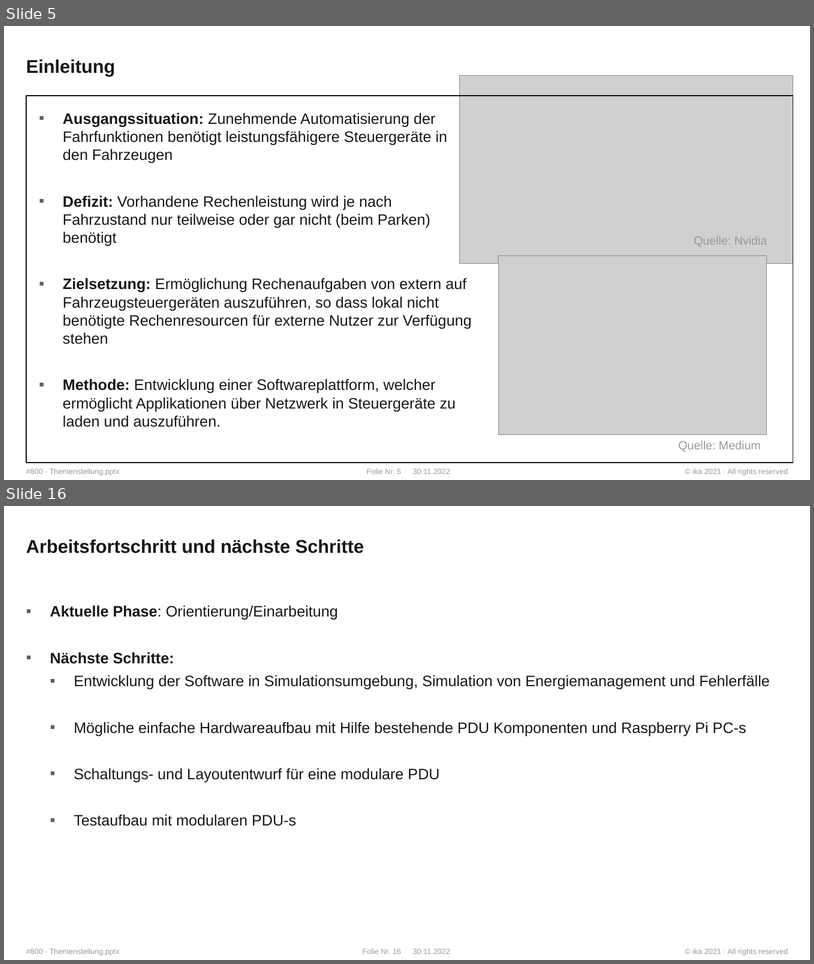
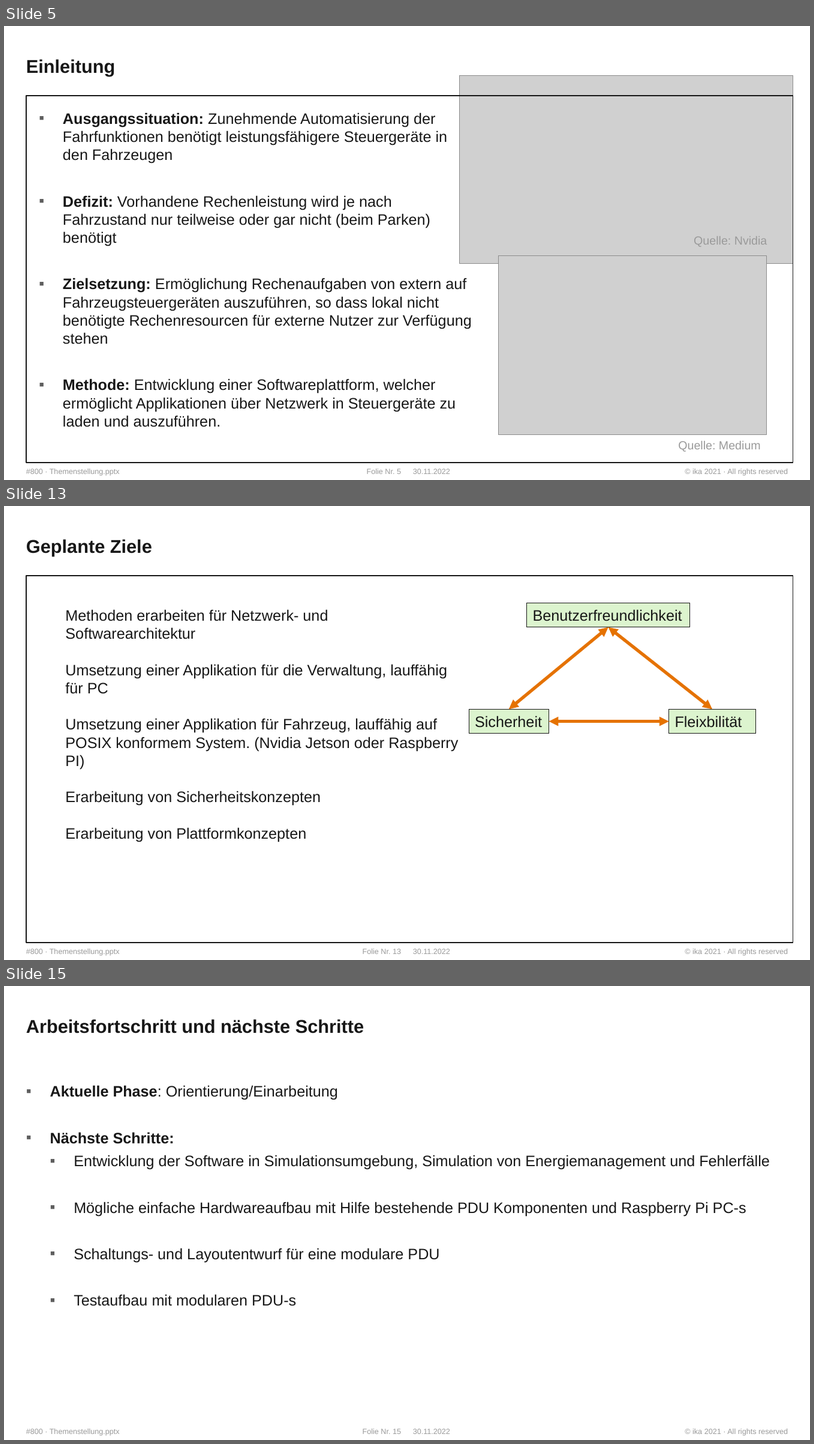
Before and after one commit to WhR4Ven/Diss_Dokument, a slide deck: Vortrag/Themenstellung.pptx. Shown one above the other, each under a label of ours: slides 5 and 16 before the commit, slides 5, 13 and 15 after it; the slides between them are not shown. The pictures are 814x964 and 814x1444 pixels, drawn with LibreOffice and Linux fonts; fonts in the diff are those of the drawing; grey boxes stand for pictures; background and template pictures are left out. Boxes give left, top, right and bottom in pixels: in the first picture for what was removed or moved away, otherwise in the second. Text is boxed around its words. In the diff, an @@ line names an element or a change of style, - is before the commit and + after.

```diff
--- a/Vortrag/Themenstellung.pptx
+++ b/Vortrag/Themenstellung.pptx
@@ slide 13 added at [4, 506, 810, 960], background #FFFFFF; not listed: 4 template elements that a slide beside it also shows @@
@@ title added at [26, 539, 152, 556], 22 pt, text #171717, bold @@
+Geplante Ziele
@@ rectangle added at [26, 576, 794, 942], outline #171717 1 pt @@
@@ text added at [65, 609, 458, 841], 18 pt, text #171717 @@
+Methoden erarbeiten für Netzwerk- und Softwarearchitektur
+Umsetzung einer Applikation für die Verwaltung, lauffähig für PC
+Umsetzung einer Applikation für Fahrzeug, lauffähig auf POSIX konformem System. (Nvidia Jetson oder Raspberry PI)
+Erarbeitung von Sicherheitskonzepten
+Erarbeitung von Plattformkonzepten
@@ rectangle added at [527, 603, 690, 627], fill #DCF4CE, outline #171717 0.75 pt, 18 pt, text #171717 @@
+Benutzerfreundlichkeit
@@ double arrow added from (509, 709) to (609, 627), #E57200 3.75 pt @@
@@ double arrow added from (713, 709) to (609, 627), #E57200 3.75 pt @@
@@ rectangle added at [469, 709, 549, 733], fill #DCF4CE, outline #171717 0.75 pt, 18 pt, text #171717 @@
+Sicherheit
@@ double arrow added from (549, 721) to (669, 721), #E57200 3.75 pt @@
@@ rectangle added at [669, 709, 756, 733], fill #DCF4CE, outline #171717 0.75 pt, 18 pt, text #171717 @@
+Fleixbilität
@@ what was slide 16 is now slide 15 @@
```
Also in this commit, not shown: 9 slides changed, 3 other slides added, 5 slides removed.
